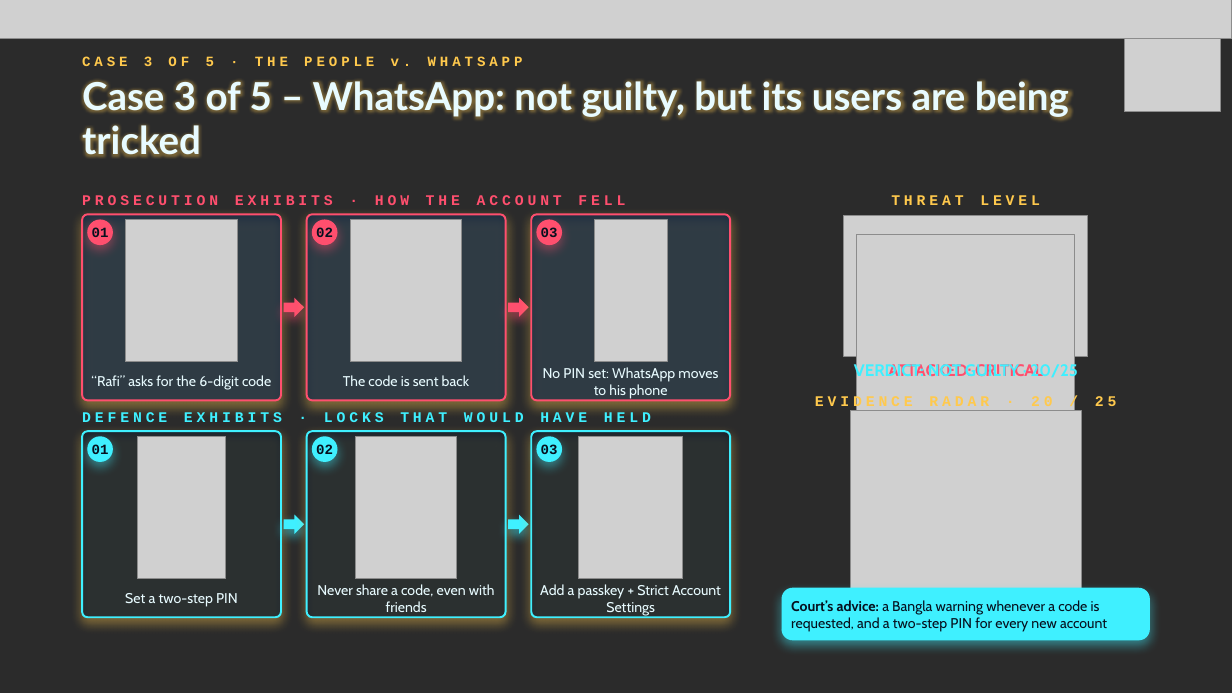
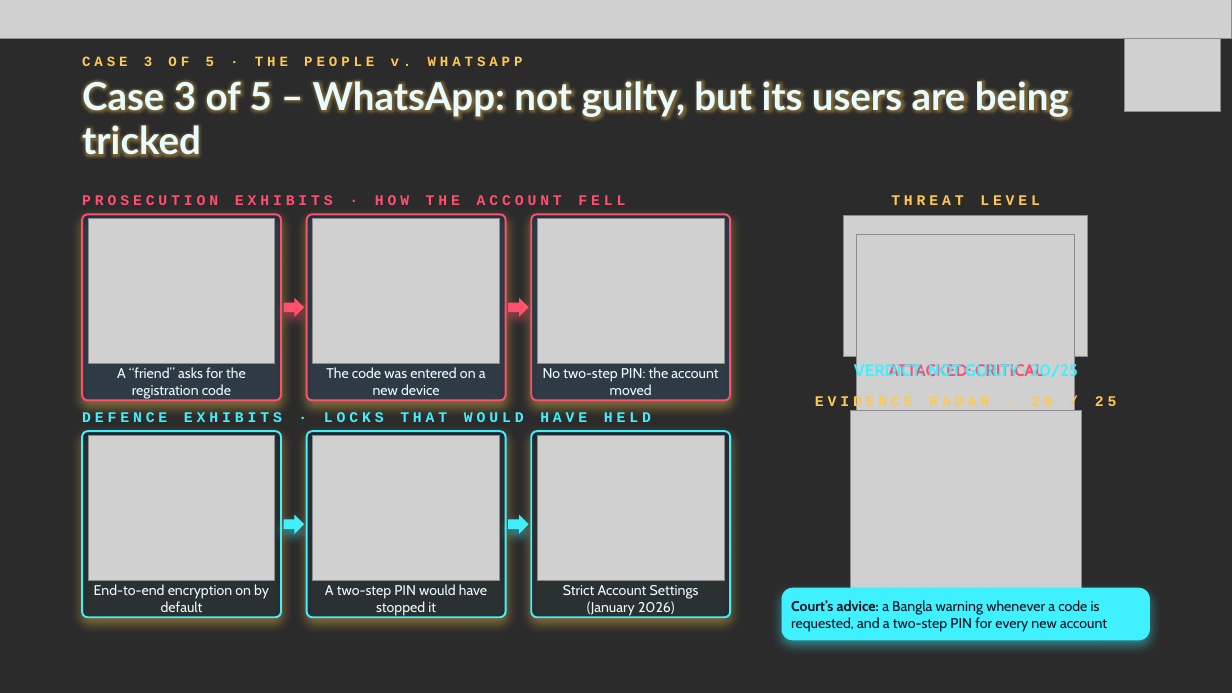
Before and after one commit to jeet42-byte/bangladesh-crime-monitor, a slide deck: slide 6 of cybercrime-assignment/The_People_v_Your_Apps_Holo.pptx. Drawn at 1232x693 pixels with LibreOffice and Linux fonts; fonts in the diff are those of the drawing; grey boxes stand for pictures; background and template pictures are left out; a plain dark background stands for a picture behind light text. Boxes give left, top, right and bottom in pixels: in the first picture for what was removed or moved away, otherwise in the second. Text is boxed around its words. In the diff, an @@ line names an element or a change of style, - is before the commit and + after.

```diff
--- a/cybercrime-assignment/The_People_v_Your_Apps_Holo.pptx
+++ b/cybercrime-assignment/The_People_v_Your_Apps_Holo.pptx
@@ rounded rectangle removed at (87, 220, 113, 246) @@
-01
@@ picture: place and size @@
-picture at (126, 220, 238, 362)
+picture at (88, 218, 274, 363)
@@ picture: place and size @@
-picture at (351, 220, 462, 362)
+picture at (312, 218, 499, 363)
@@ rounded rectangle removed at (312, 220, 338, 246) @@
-02
@@ rounded rectangle removed at (537, 220, 563, 246) @@
-03
@@ picture added at (538, 218, 725, 363) @@
@@ picture removed at (594, 220, 667, 362) @@
@@ text at (117, 367, 246, 399): text changed @@
-“Rafi” asks for the 6-digit code
+A “friend” asks for the registration code
@@ text at (326, 367, 486, 395): text changed @@
-The code is sent back
+The code was entered on a new device
@@ text at (543, 367, 718, 395): text changed @@
-No PIN set: WhatsApp moves to his phone
+No two-step PIN: the account moved
@@ rounded rectangle removed at (87, 436, 113, 462) @@
-01
@@ picture added at (88, 435, 274, 580) @@
@@ picture removed at (138, 436, 226, 579) @@
@@ picture: place and size @@
-picture at (356, 436, 457, 579)
+picture at (312, 435, 499, 580)
@@ rounded rectangle removed at (312, 436, 338, 462) @@
-02
@@ rounded rectangle removed at (537, 436, 563, 462) @@
-03
@@ picture: place and size @@
-picture at (579, 436, 683, 579)
+picture at (538, 435, 725, 580)
@@ text added at (94, 584, 269, 612), 11 pt, text #E8FBFF @@
+End-to-end encryption on by default
@@ text removed at (317, 584, 495, 612) @@
-Never share a code, even with friends
@@ text at (325, 584, 487, 616): text changed @@
-Set a two-step PIN
+A two-step PIN would have stopped it
@@ text at (563, 585, 699, 616): text changed @@
-Add a passkey + Strict Account Settings
+Strict Account Settings (January 2026)
```
Also in this commit, not shown: 4 other slides changed, 3 other files.
